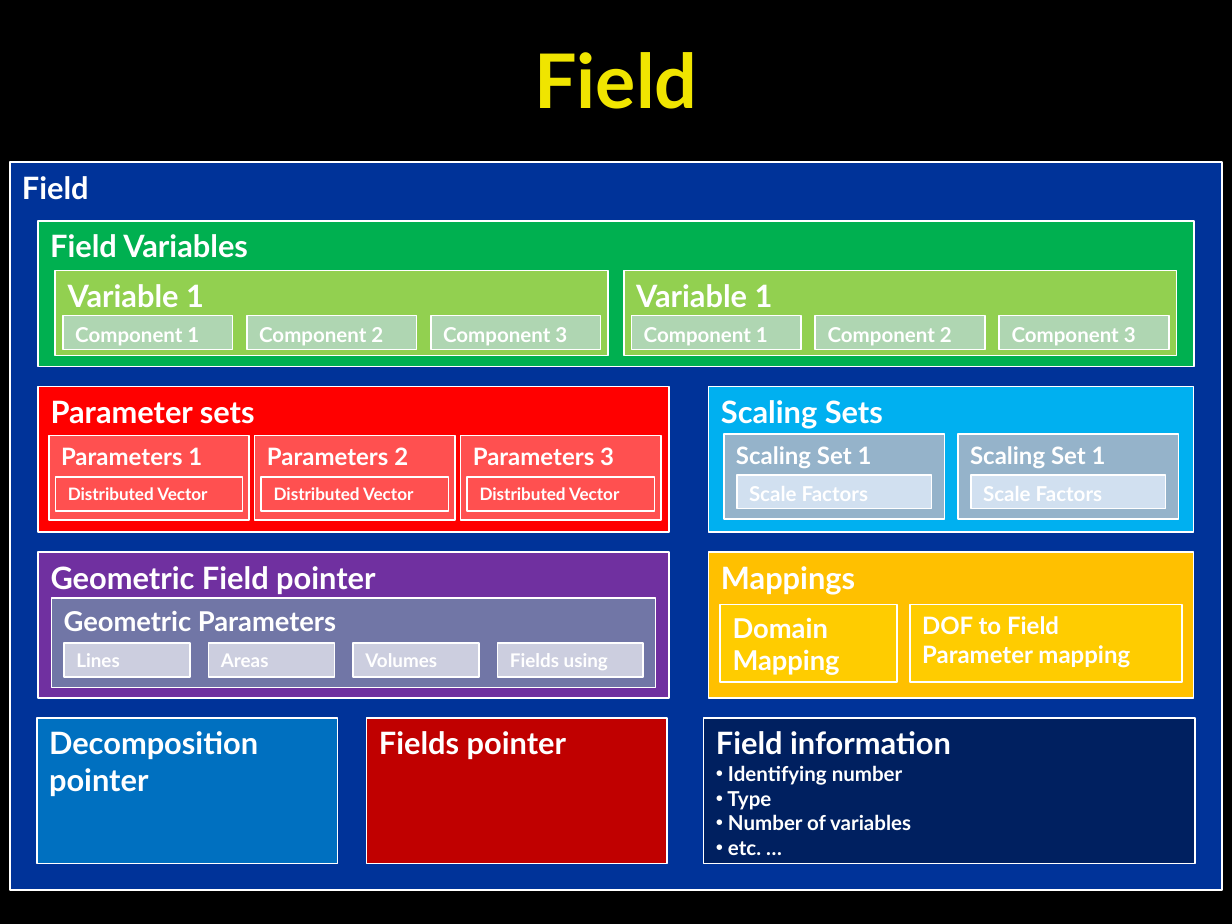
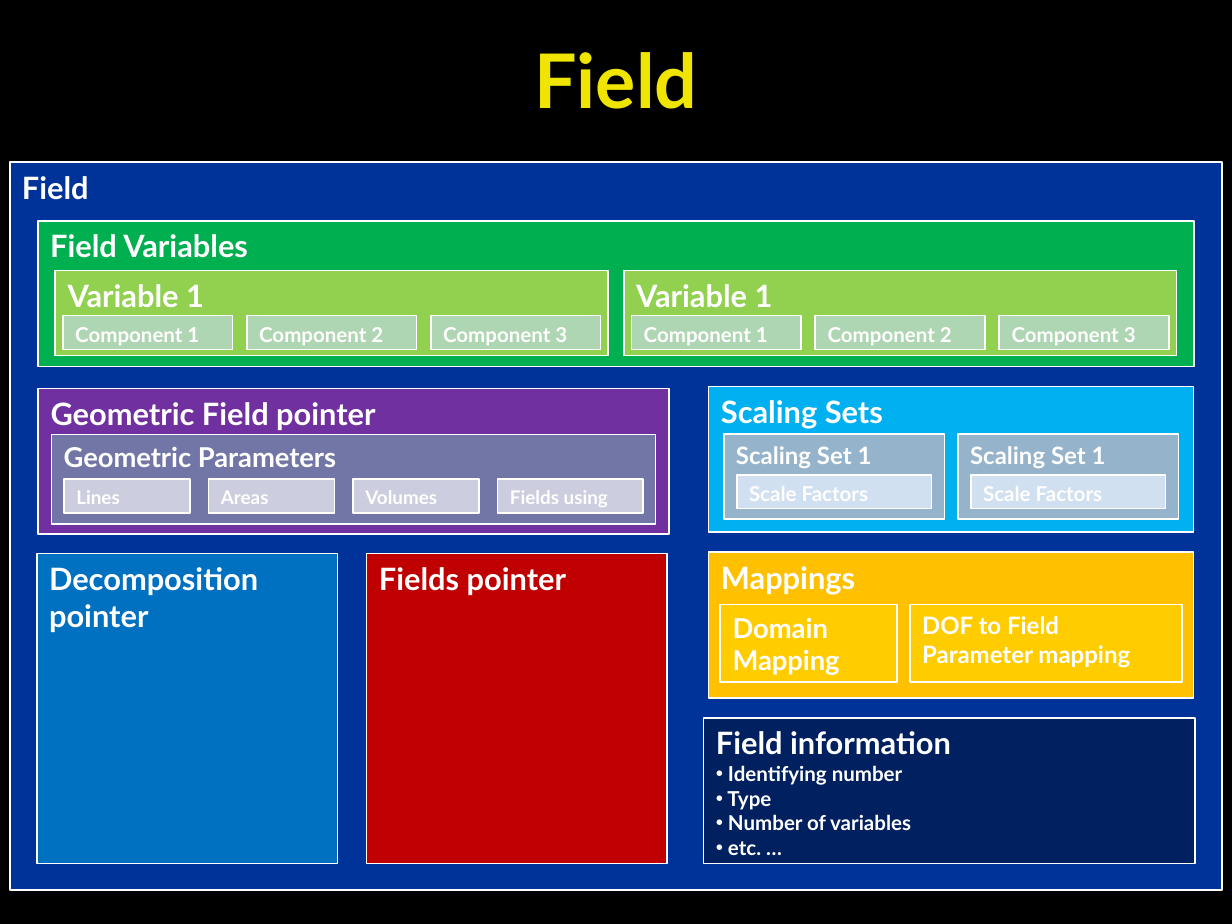
Before and after one commit to OpenCMISS/cm, a slide deck: slide 56 of doc/openCMISS.pptx (slide 57 before the commit). Drawn at 1232x924 pixels with LibreOffice and Linux fonts; fonts in the diff are those of the drawing. Boxes give left, top, right and bottom in pixels: in the first picture for what was removed or moved away, otherwise in the second. Text is boxed around its words. In the diff, an @@ line names an element or a change of style, - is before the commit and + after.

```diff
--- a/doc/openCMISS.pptx
+++ b/doc/openCMISS.pptx
@@ group removed at [38, 387, 669, 532]: 7 rectangles @@
-Parameter sets
-Parameters 1
-Distributed Vector
-Parameters 2
-Distributed Vector
-Parameters 3
-Distributed Vector
@@ 6 rectangles: place and size @@
-6 rectangles at [38, 552, 669, 697]
+6 rectangles at [38, 388, 669, 533]
@@ rectangle "Decomposition pointer": place and size @@
-rectangle "Decomposition pointer" at [37, 718, 338, 864]
+rectangle "Decomposition pointer" at [37, 553, 338, 864]
@@ rectangle "Fields pointer": place and size @@
-rectangle "Fields pointer" at [367, 718, 668, 864]
+rectangle "Fields pointer" at [367, 553, 668, 864]
```
Also in this commit, not shown: 15 other slides changed, 2 slides added, 7 other files.
